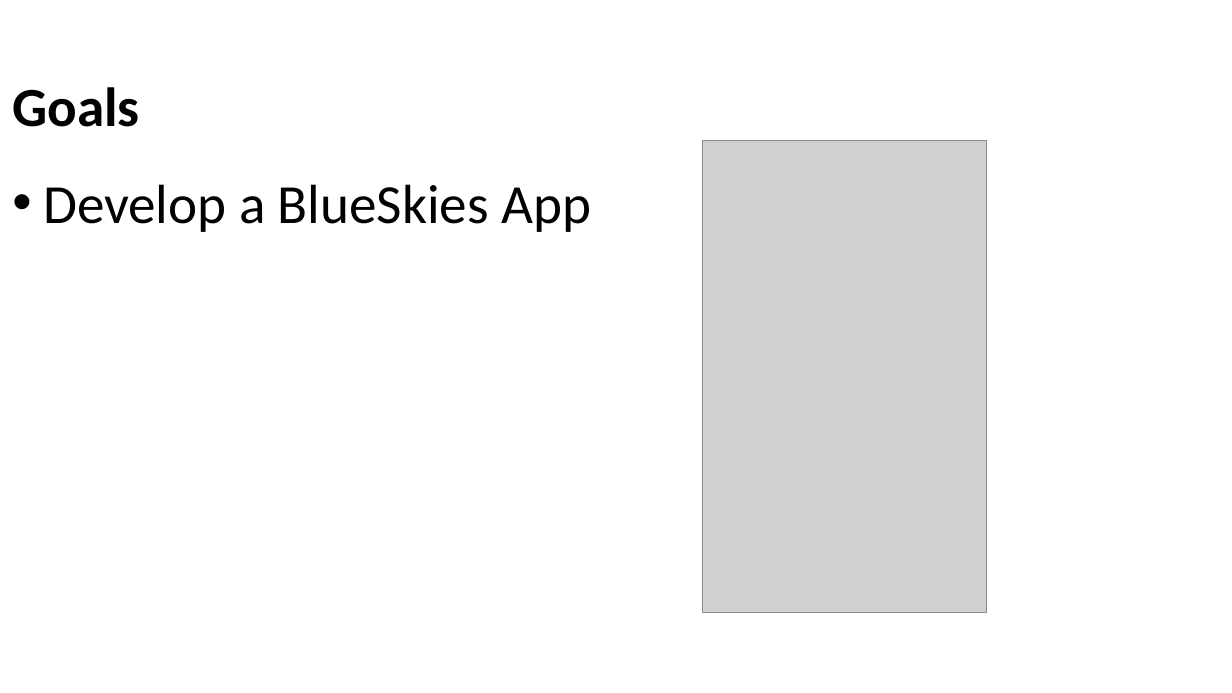
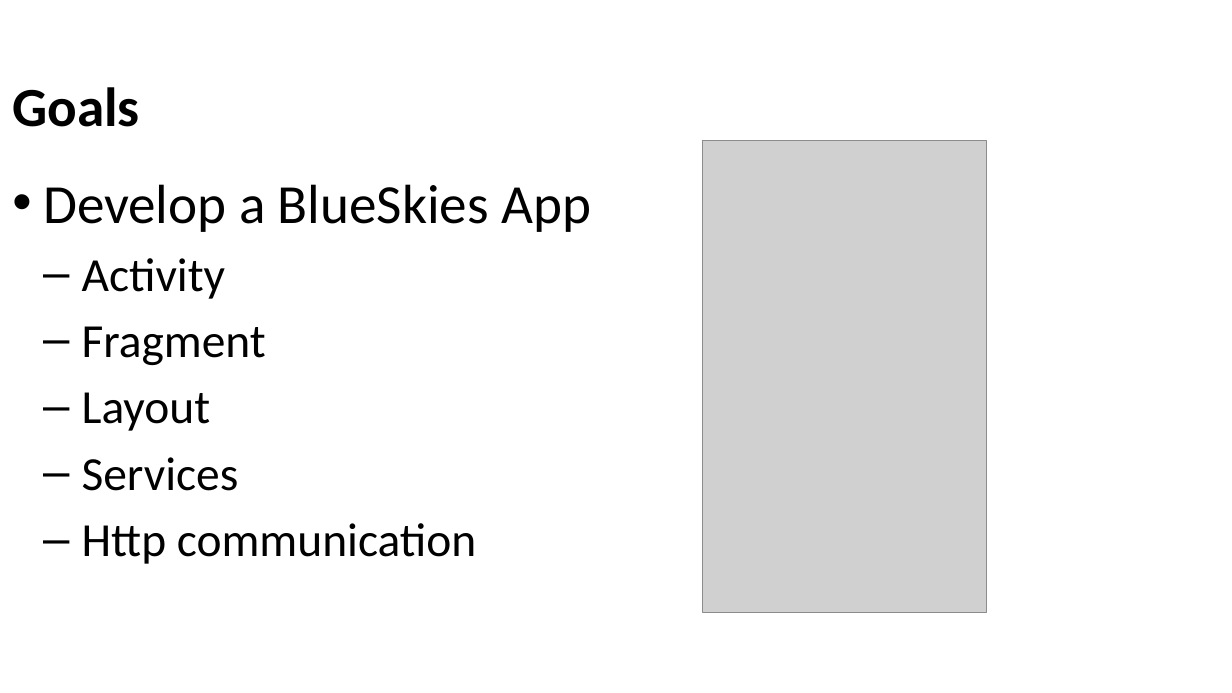
Before and after one commit to Batch-xx/Android-Lunch-Learn, a slide deck: slide 2 of slides/Android Studio_Activities_Fragments.pptx. Drawn at 1232x693 pixels with LibreOffice and Linux fonts; fonts in the diff are those of the drawing; grey boxes stand for pictures; background and template pictures are left out. Boxes give left, top, right and bottom in pixels: in the first picture for what was removed or moved away, otherwise in the second. Text is boxed around its words. In the diff, an @@ line names an element or a change of style, - is before the commit and + after.

```diff
--- a/slides/Android Studio_Activities_Fragments.pptx
+++ b/slides/Android Studio_Activities_Fragments.pptx
@@ text at bbox=[82, 258, 476, 564]: paragraphs added @@
+  – Activity
+  – Fragment
+  – Layout
+  – Services
+  – Http communication
```
Also in this commit, not shown: 3 other slides changed, 11 slides added, 1 slide removed, 5 other files.
